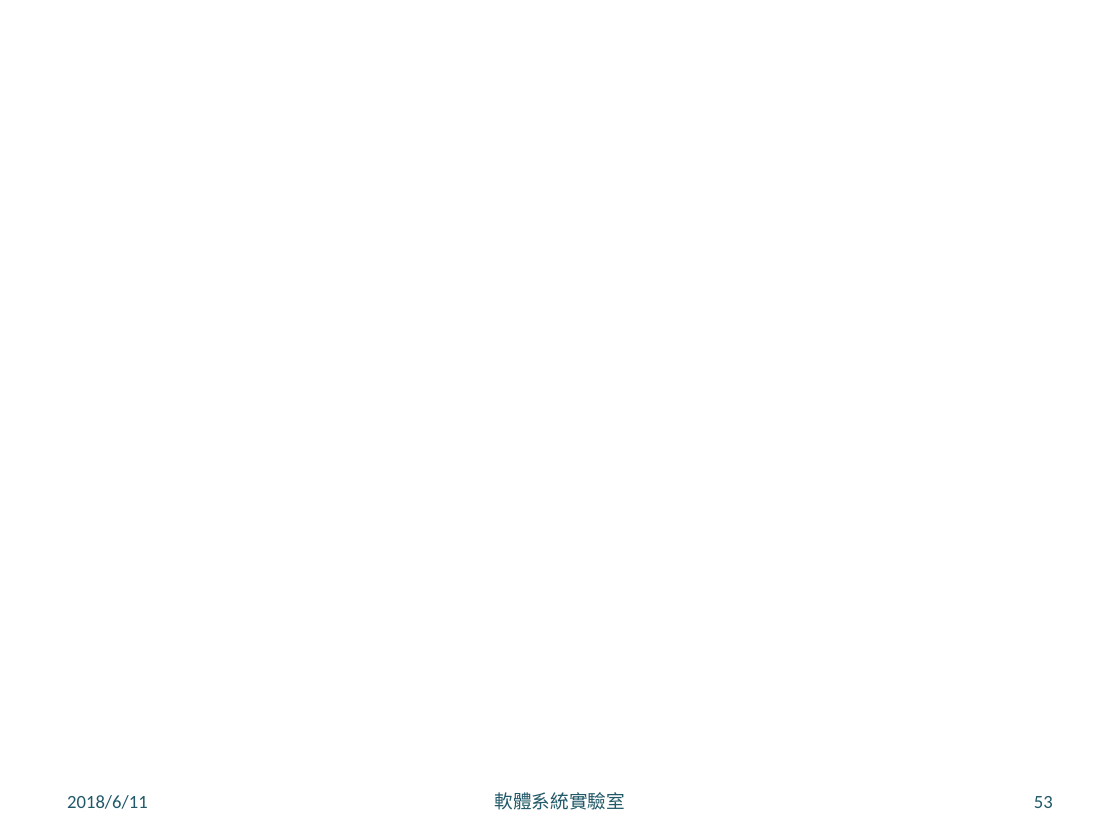
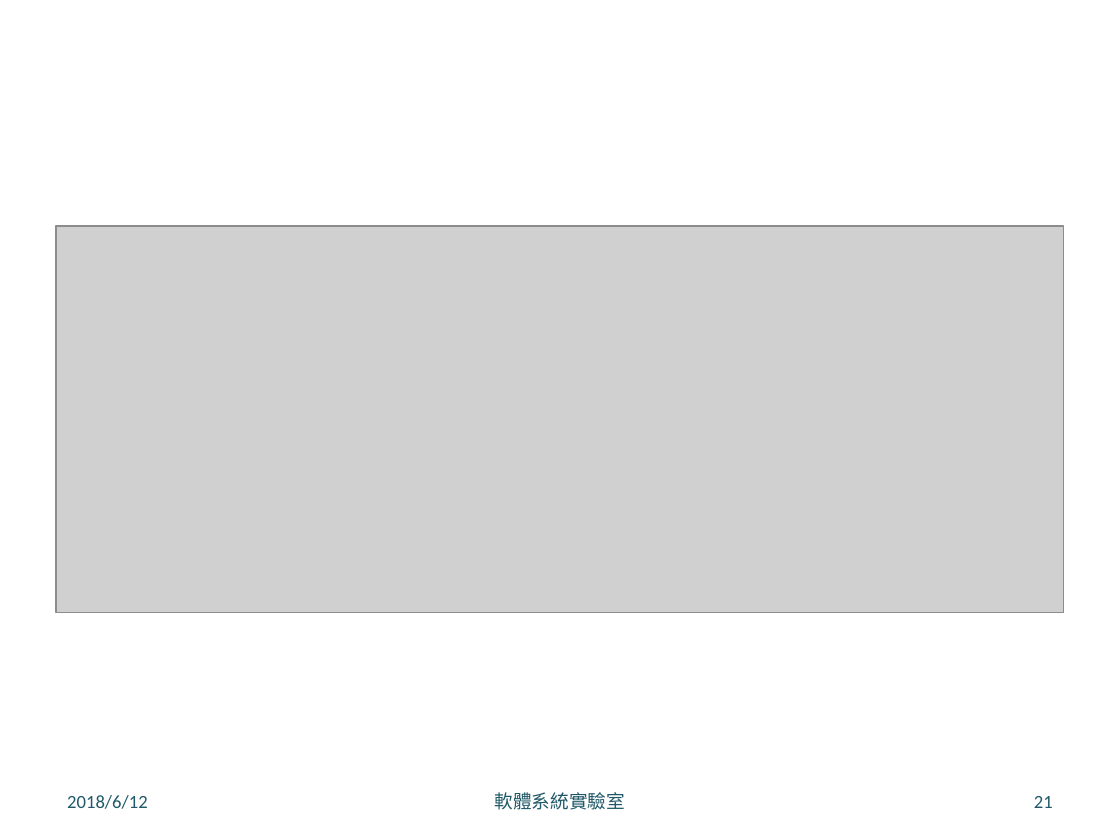
Before and after one commit to LeoLiu1209/Robusta-Thesis, a slide deck: slide 21 of 口試簡報 .pptx (slide 53 before the commit). Drawn at 1120x840 pixels with LibreOffice and Linux fonts; fonts in the diff are those of the drawing; grey boxes stand for pictures; background and template pictures are left out. Boxes give left, top, right and bottom in pixels: in the first picture for what was removed or moved away, otherwise in the second. Text is boxed around its words. In the diff, an @@ line names an element or a change of style, - is before the commit and + after.

```diff
--- a/口試簡報 .pptx
+++ b/口試簡報 .pptx
@@ picture added at <box>56,226,1064,613</box> @@
@@ text at <box>67,795,148,809</box>: text changed @@
-2018/6/11
+2018/6/12
@@ page number at <box>1034,796,1053,808</box>: text changed @@
-53
+21
```
Also in this commit, not shown: 23 other slides changed, 6 slides added, 7 other files.
